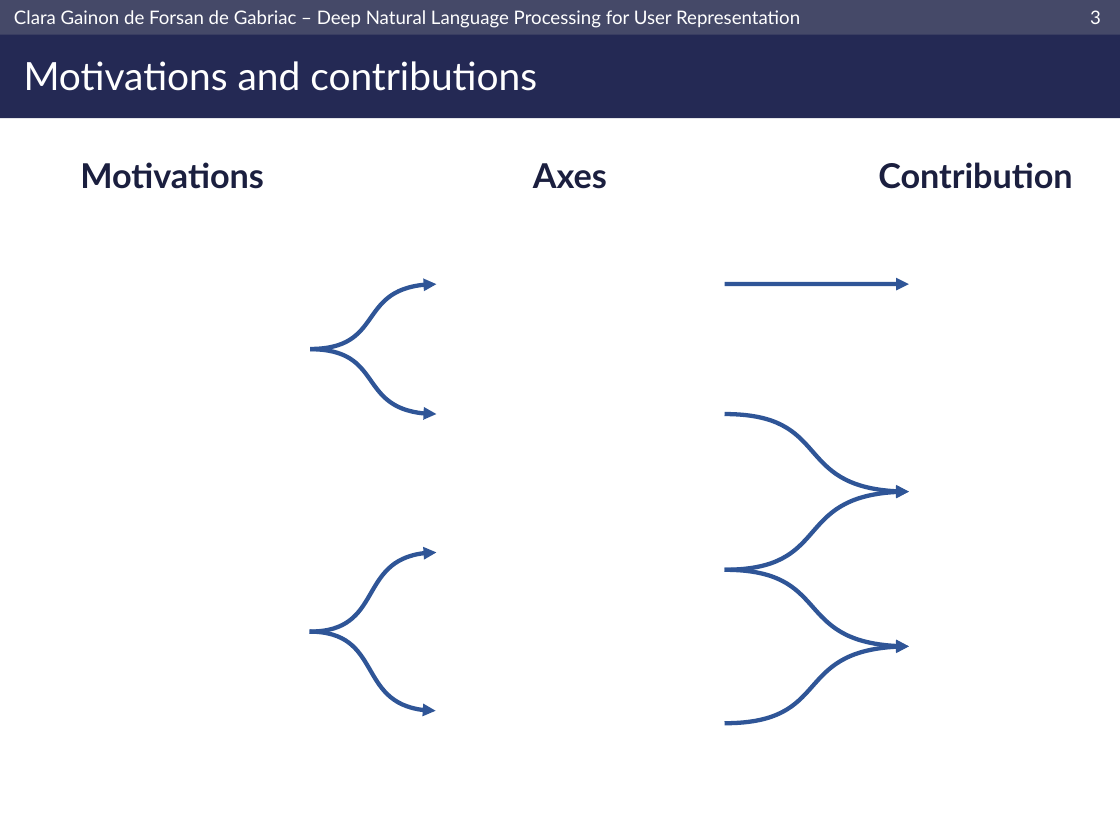
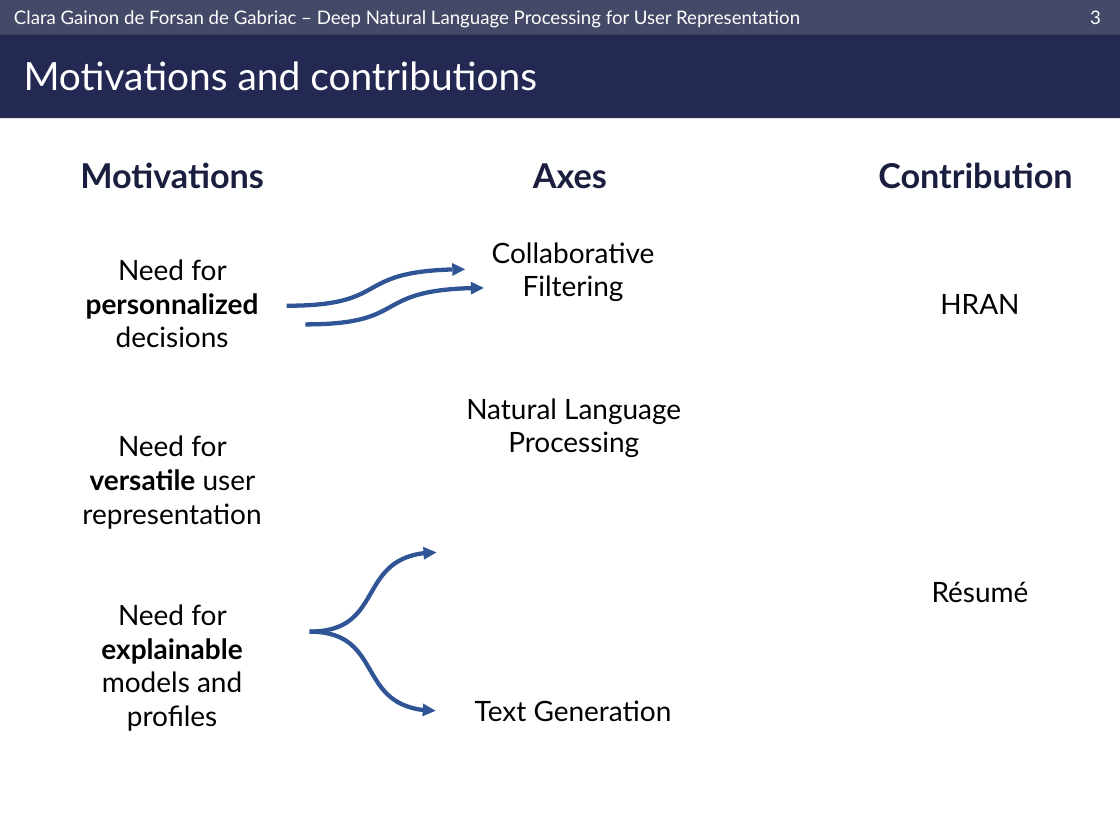
Before and after one commit to clara-gdef/defense, a slide deck: slide 4 of defense.pptx. Drawn at 1120x840 pixels with LibreOffice and Linux fonts; fonts in the diff are those of the drawing; background and template pictures are left out. Boxes give left, top, right and bottom in pixels: in the first picture for what was removed or moved away, otherwise in the second. Text is boxed around its words. In the diff, an @@ line names an element or a change of style, - is before the commit and + after.

```diff
--- a/defense.pptx
+++ b/defense.pptx
@@ text added at [86,259,259,348], 18 pt, text #000000 @@
+Need for personnalized decisions
@@ freeform shape: place and size @@
-freeform shape at [310,284,437,349]
+freeform shape at [287,269,465,306]
@@ text added at [492,242,655,301], 18 pt, text #000000 @@
+Collaborative Filtering
@@ freeform shape: place and size @@
-freeform shape at [310,349,437,414]
+freeform shape at [306,288,484,325]
@@ text added at [940,294,1019,314], 18 pt, text #000000 @@
+HRAN
@@ text added at [466,398,681,457], 18 pt, text #000000 @@
+Natural Language Processing
@@ text added at [82,435,261,529], 18 pt, text #000000 @@
+Need for versatile user representation
@@ text added at [932,581,1029,603], 18 pt, text #000000 @@
+Résumé
@@ text added at [101,604,242,731], 18 pt, text #000000 @@
+Need for explainable models and profiles
@@ group removed at [725,284,909,724]: 5 freeform shapes @@
@@ text added at [475,700,672,722], 18 pt, text #000000 @@
+Text Generation
```
Also in this commit, not shown: 1 other slide changed.
